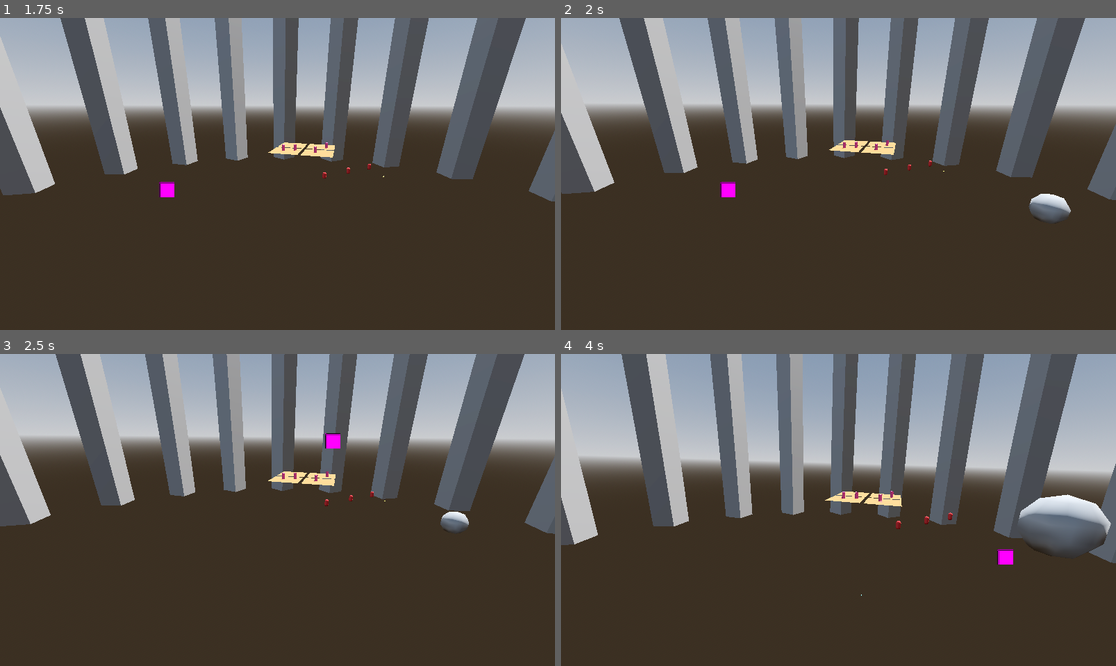
Above: before the commit, frames 1-4 (two rows, left to right).
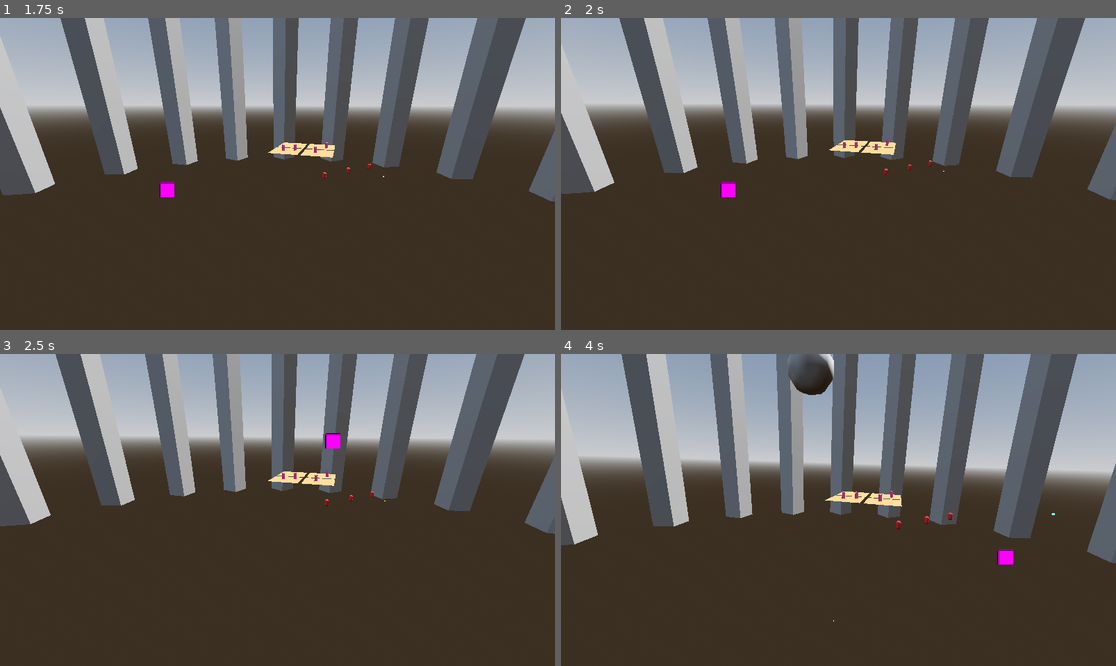
Above: after the commit, the same moments.

Repository: Cammymoop/ictgamejam-winter-2026
Game: Godot game, scene res://main_game_scene.tscn
Two runs of this game, one before a commit and one after it. Both use one fixed random seed, a clock stepped at 60 frames per second and the inputs below.
Inputs (mouse positions are in pixels of both pictures, inside the frame that each line leads up to):
- Up to frame 1 (1.75 s): move the mouse to (399, 158) at 0.52 s; press the mouse at (399, 158) at 0.53 s; hold D (move_right) 0.53-1.28 s; move the mouse to (166, 189) at 1.27 s; release the mouse at (166, 189) at 1.28 s; hold S (move_down) from 1.28 s (still down); tap 1 (weapon_1) at 1.35 s
- Up to frame 2 (2 s): keep holding S (move_down)
- Up to frame 3 (2.5 s): move the mouse to (333, 441) at 2.02 s; release S (move_down) at 2.03 s; hold D (move_right) from 2.03 s (still down); hold 2 (weapon_2) from 2.03 s (still down)
- Up to frame 4 (4 s): move the mouse to (810, 572) at 2.77 s; release D (move_right) at 2.78 s; release 2 (weapon_2) at 2.78 s; hold W (move_up) 2.78-3.53 s; tap 3 (weapon_3) at 2.85 s; click (810, 572) at 2.92 s; move the mouse to (1005, 556) at 3.52 s; press the mouse at (1005, 556) at 3.53 s; hold A (move_left) from 3.53 s (still down)

Frame 1 is identical in both runs. In frame 2, 0.5% of the frame differs, in the area x 84-92%, y 56-66%; in frame 3, 0.3%; in frame 4, 3.1%, in the area x 40-100%, y 0-86%.

Commit message:
update player move coordinates and clamp

Diff:
--- a/player/player.gd
+++ b/player/player.gd
@@ -1,7 +1,7 @@
 extends CharacterBody3D
 
 @export var speed: float = 10.0
-@export var bounds: Vector2 = Vector2(8, 6)  # X/Z movement limits
+@export var bounds: Vector2 = Vector2(4, 3)  # X/Z movement limits
 
 var target_world_position: Vector3 = Vector3.ZERO
 var local_offset: Vector3 = Vector3.ZERO
@@ -12,21 +12,18 @@
 		return
 
 	# Get camera-relative input
-	var cam_right := camera.global_transform.basis.x
-	var cam_forward := -camera.global_transform.basis.z
-	cam_right.y = 0
-	cam_forward.y = 0
-	cam_right = cam_right.normalized()
-	cam_forward = cam_forward.normalized()
+	#var cam_right := camera.global_transform.basis.x.normalized()
+	#var cam_up := camera.global_transform.basis.y.normalized()
+
 
 	var input_h := Input.get_axis("move_left", "move_right")
 	var input_v := Input.get_axis("move_down", "move_up")
 
 	# Update local offset (clamped to bounds)
 	local_offset.x += input_h * speed * delta
-	local_offset.z += input_v * speed * delta
+	local_offset.y += input_v * speed * delta
 	local_offset.x = clamp(local_offset.x, -bounds.x, bounds.x)
-	local_offset.z = clamp(local_offset.z, -bounds.y, bounds.y)
+	local_offset.y = clamp(local_offset.y, -bounds.y, bounds.y)
 
 	# Apply as local position (parent is MainCamera moving along path)
 	position = local_offset
